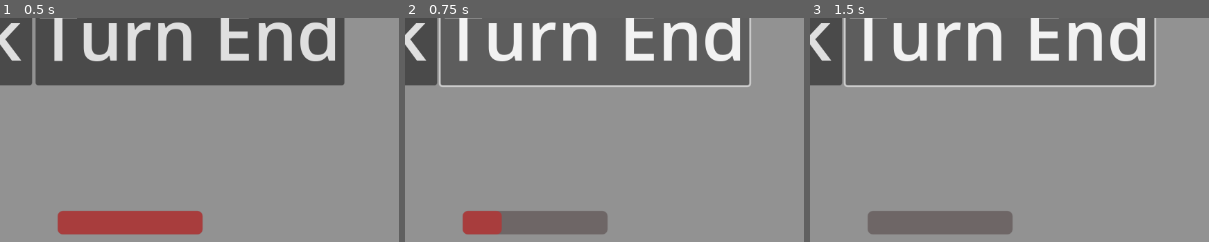
Above: before the commit, frames 1-3 (left to right).
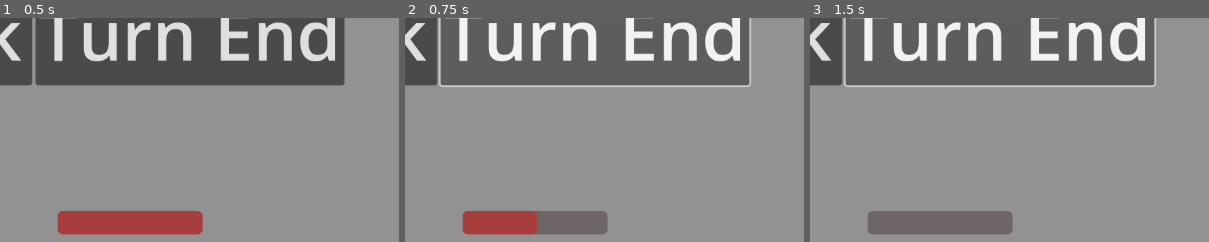
Above: after the commit, the same moments.

Repository: BobWizardLad/Dice-Temple
Game: Godot game, scene res://CombatScene.tscn
The game is run twice, just before and just after one commit, with the same random seed, the same clock (stepped at 60 frames per second) and the same inputs.
Inputs:
- Up to frame 1 (0.5 s): no input
- Up to frame 2 (0.75 s): click "Turn End" at 0.5 s
- Up to frame 3 (1.5 s): click "Turn End" at 1.25 s
The pictures show only the part of the screen within x 0-50%, y 8-58%; the shares and areas given below are measured in that part.

Frame 1 is identical in both runs. In frame 2, 0.9% of the frame differs, in the area x 23-34%, y 86-97%; in frame 3, nothing differs.

Commit message:
✨ Unique Attacks on Dice Roll! 🚚 Restructured Directory 🍻
I made an oopsie and did not atomically define this commit (did not commit after the restruc).

Directory is organized to anticipate a library of unique attacks.

Unique attacks on dice roll! The dice system will now call on a dice object and draw an index from the dice array to pick a unique attack face. There is only one unique attack in the library, but attacks are only made through the dice system for all units.

Diff:
--- a/Dice-Temple/AttackContainer.gd
+++ /dev/null
@@ -1,9 +0,0 @@
-extends Node2D
-
-@export var attack_unique: Resource
-
-func get_attack_unique():
-	return attack_unique
-
-func set_attack_unique(attack: Resource):
-	attack_unique = attack
--- a/Dice-Temple/CombatScene.tscn
+++ b/Dice-Temple/CombatScene.tscn
@@ -1,24 +1,61 @@
-[gd_scene load_steps=5 format=3 uid="uid://dgfnu7365whg1"]
+[gd_scene load_steps=6 format=3 uid="uid://dgfnu7365whg1"]
 
-[ext_resource type="Script" path="res://GameService.gd" id="1_gv1es"]
-[ext_resource type="Script" path="res://DiceService.gd" id="2_4xvrb"]
-[ext_resource type="Script" path="res://UnitService.gd" id="3_y5xpm"]
-[ext_resource type="PackedScene" uid="uid://dtr4jqs87b4t4" path="res://Unit.tscn" id="4_n7p2r"]
+[ext_resource type="Script" path="res://assets/scripts/GameService.gd" id="1_2v1jr"]
+[ext_resource type="Script" path="res://assets/scripts/DiceService.gd" id="2_s5568"]
+[ext_resource type="Script" path="res://assets/scripts/UnitService.gd" id="3_lnayv"]
+[ext_resource type="PackedScene" uid="uid://dtr4jqs87b4t4" path="res://componentScenes/Unit.tscn" id="4_n7p2r"]
+[ext_resource type="Resource" uid="uid://dh370xeg8m05q" path="res://assets/resources/beam.tres" id="5_flugx"]
 
 [node name="GameService" type="Node2D"]
-script = ExtResource("1_gv1es")
+script = ExtResource("1_2v1jr")
 
 [node name="DiceService" type="Node2D" parent="."]
-script = ExtResource("2_4xvrb")
+script = ExtResource("2_s5568")
 
 [node name="UnitService" type="Node2D" parent="."]
-script = ExtResource("3_y5xpm")
+script = ExtResource("3_lnayv")
 
 [node name="Player" parent="UnitService" instance=ExtResource("4_n7p2r")]
+
+[node name="Attack" parent="UnitService/Player/AttacksHandler" index="0"]
+attack_unique = ExtResource("5_flugx")
+
+[node name="Attack2" parent="UnitService/Player/AttacksHandler" index="1"]
+attack_unique = ExtResource("5_flugx")
+
+[node name="Attack3" parent="UnitService/Player/AttacksHandler" index="2"]
+attack_unique = ExtResource("5_flugx")
+
+[node name="Attack4" parent="UnitService/Player/AttacksHandler" index="3"]
+attack_unique = ExtResource("5_flugx")
+
+[node name="Attack5" parent="UnitService/Player/AttacksHandler" index="4"]
+attack_unique = ExtResource("5_flugx")
+
+[node name="Attack6" parent="UnitService/Player/AttacksHandler" index="5"]
+attack_unique = ExtResource("5_flugx")
 
 [node name="Enemy" parent="UnitService" instance=ExtResource("4_n7p2r")]
 position = Vector2(822, 423)
 team = 1
+
+[node name="Attack" parent="UnitService/Enemy/AttacksHandler" index="0"]
+attack_unique = ExtResource("5_flugx")
+
+[node name="Attack2" parent="UnitService/Enemy/AttacksHandler" index="1"]
+attack_unique = ExtResource("5_flugx")
+
+[node name="Attack3" parent="UnitService/Enemy/AttacksHandler" index="2"]
+attack_unique = ExtResource("5_flugx")
+
+[node name="Attack4" parent="UnitService/Enemy/AttacksHandler" index="3"]
+attack_unique = ExtResource("5_flugx")
+
+[node name="Attack5" parent="UnitService/Enemy/AttacksHandler" index="4"]
+attack_unique = ExtResource("5_flugx")
+
+[node name="Attack6" parent="UnitService/Enemy/AttacksHandler" index="5"]
+attack_unique = ExtResource("5_flugx")
 
 [node name="UI" type="CanvasLayer" parent="."]
 
@@ -49,3 +86,6 @@
 
 [connection signal="button_down" from="UI/HBoxContainer/Attack" to="." method="_on_attack"]
 [connection signal="button_down" from="UI/HBoxContainer/TurnEnd" to="." method="_on_turn_end"]
+
+[editable path="UnitService/Player"]
+[editable path="UnitService/Enemy"]
--- a/Dice-Temple/Unit.tscn
+++ /dev/null
@@ -1,43 +0,0 @@
-[gd_scene load_steps=6 format=3 uid="uid://dtr4jqs87b4t4"]
-
-[ext_resource type="Script" path="res://Unit.gd" id="1_rvgsd"]
-[ext_resource type="Script" path="res://AttacksHandler.gd" id="2_6pr0m"]
-[ext_resource type="Texture2D" uid="uid://b6468kpnhoiis" path="res://unit_silhouette.png" id="2_43whn"]
-[ext_resource type="Script" path="res://AttackContainer.gd" id="3_chmgv"]
-
-[sub_resource type="SpriteFrames" id="SpriteFrames_vgedg"]
-animations = [{
-"frames": [{
-"duration": 1.0,
-"texture": ExtResource("2_43whn")
-}],
-"loop": true,
-"name": &"default",
-"speed": 5.0
-}]
-
-[node name="Player" type="Node2D"]
-position = Vector2(270, 425)
-script = ExtResource("1_rvgsd")
-HEALTH_MAX = 8
-health = 8
-metadata/_edit_group_ = true
-
-[node name="AttacksHandler" type="Node2D" parent="."]
-script = ExtResource("2_6pr0m")
-
-[node name="Attack" type="Node2D" parent="AttacksHandler"]
-script = ExtResource("3_chmgv")
-
-[node name="AnimatedSprite2D" type="AnimatedSprite2D" parent="."]
-scale = Vector2(5, 5)
-sprite_frames = SubResource("SpriteFrames_vgedg")
-
-[node name="ProgressBar" type="ProgressBar" parent="."]
-self_modulate = Color(1, 0, 0, 1)
-offset_left = -85.0
-offset_top = -99.0
-offset_right = 82.0
-offset_bottom = -72.0
-max_value = 8.0
-show_percentage = false
--- /dev/null
+++ b/Dice-Temple/assets/resources/beam.tres
@@ -0,0 +1,9 @@
+[gd_resource type="Resource" load_steps=2 format=3 uid="uid://dh370xeg8m05q"]
+
+[ext_resource type="Script" path="res://assets/resources/resScripts/UniqueAttack.gd" id="1_dq58f"]
+
+[resource]
+script = ExtResource("1_dq58f")
+damage = 4
+healing = 0
+blocking = 0
--- /dev/null
+++ b/Dice-Temple/assets/resources/resScripts/UniqueAttack.gd
@@ -0,0 +1,5 @@
+extends Resource
+
+@export var damage: int
+@export var healing: int
+@export var blocking: int
--- /dev/null
+++ b/Dice-Temple/assets/scripts/AttackContainer.gd
@@ -0,0 +1,18 @@
+extends Node2D
+
+@export var attack_unique: Resource
+
+func get_attack_unique():
+	return attack_unique
+
+func set_attack_unique(attack: Resource):
+	attack_unique = attack
+
+func get_damage() -> int:
+	return attack_unique.damage
+
+func get_healing() -> int:
+	return attack_unique.healing
+
+func get_blocking() -> int:
+	return attack_unique.blocking
--- a/Dice-Temple/AttacksHandler.gd
+++ b/Dice-Temple/assets/scripts/AttacksHandler.gd
@@ -8,7 +8,11 @@
 func _ready():
 	build_dice()
 
-# Build the dice as an array from child nodes
+func get_dice() -> Array:
+	return attack_dice
+
+# Build the dice as an array of unique attack resources
+# from child nodes
 func build_dice():
 	attack_dice = Array()
 	for each in get_children():
--- a/Dice-Temple/Unit.gd
+++ b/Dice-Temple/assets/scripts/Unit.gd
@@ -2,10 +2,10 @@
 
 @export var HEALTH_MAX: int # Maximum health value of the unit.
 @export var health: int # Current hitpoints, life, etc.
-@export var attack: int # Attack damage
 @export var team: int # Team num will determine who can attack who.
 
 @onready var health_display: Control = $ProgressBar
+@onready var attack_handler: Node2D = $AttacksHandler
 
 func _ready():
 	health_display.max_value = HEALTH_MAX
@@ -19,8 +19,8 @@
 func mod_health(mod: int) -> void:
 	health += mod
 
-func get_attack() -> int:
-	return attack
+func get_attack_dice() -> Array:
+	return attack_handler.get_dice()
 
 func get_team() -> int:
 	return team
--- a/Dice-Temple/UnitService.gd
+++ b/Dice-Temple/assets/scripts/UnitService.gd
@@ -10,7 +10,12 @@
 
 # resolve_attack takes two Unit nodes as parameters, and
 # expects them to have mod_health and get_attack functions
+# target: Unit; attacker: Unit
 func resolve_attack(target: Node2D, attacker: Node2D):
-	var hit_value = dice_service.roll() + attacker.get_attack()
+	var hit_value = roll_event(attacker)
 	target.mod_health(-1 * hit_value)
 	print("HIYAAA from " + attacker.to_string())
+
+# All actions that are taken when a dice roll occours
+func roll_event(attacker: Node2D) -> int:
+	return attacker.get_attack_dice()[dice_service.roll() - 1].get_damage()
--- /dev/null
+++ b/Dice-Temple/componentScenes/Unit.tscn
@@ -0,0 +1,58 @@
+[gd_scene load_steps=6 format=3 uid="uid://dtr4jqs87b4t4"]
+
+[ext_resource type="Script" path="res://assets/scripts/Unit.gd" id="1_hch4a"]
+[ext_resource type="Script" path="res://assets/scripts/AttacksHandler.gd" id="2_i7xa4"]
+[ext_resource type="Script" path="res://assets/scripts/AttackContainer.gd" id="3_5sxar"]
+[ext_resource type="Texture2D" uid="uid://b6468kpnhoiis" path="res://assets/sprites/unit_silhouette.png" id="4_cd7l4"]
+
+[sub_resource type="SpriteFrames" id="SpriteFrames_vgedg"]
+animations = [{
+"frames": [{
+"duration": 1.0,
+"texture": ExtResource("4_cd7l4")
+}],
+"loop": true,
+"name": &"default",
+"speed": 5.0
+}]
+
+[node name="Unit" type="Node2D"]
+position = Vector2(270, 425)
+script = ExtResource("1_hch4a")
+HEALTH_MAX = 8
+health = 8
+metadata/_edit_group_ = true
+
+[node name="AttacksHandler" type="Node2D" parent="."]
+script = ExtResource("2_i7xa4")
+
+[node name="Attack" type="Node2D" parent="AttacksHandler"]
+script = ExtResource("3_5sxar")
+
+[node name="Attack2" type="Node2D" parent="AttacksHandler"]
+script = ExtResource("3_5sxar")
+
+[node name="Attack3" type="Node2D" parent="AttacksHandler"]
+script = ExtResource("3_5sxar")
+
+[node name="Attack4" type="Node2D" parent="AttacksHandler"]
+script = ExtResource("3_5sxar")
+
+[node name="Attack5" type="Node2D" parent="AttacksHandler"]
+script = ExtResource("3_5sxar")
+
+[node name="Attack6" type="Node2D" parent="AttacksHandler"]
+script = ExtResource("3_5sxar")
+
+[node name="AnimatedSprite2D" type="AnimatedSprite2D" parent="."]
+scale = Vector2(5, 5)
+sprite_frames = SubResource("SpriteFrames_vgedg")
+
+[node name="ProgressBar" type="ProgressBar" parent="."]
+self_modulate = Color(1, 0, 0, 1)
+offset_left = -85.0
+offset_top = -99.0
+offset_right = 82.0
+offset_bottom = -72.0
+max_value = 8.0
+show_percentage = false
--- a/Dice-Temple/project.godot
+++ b/Dice-Temple/project.godot
@@ -13,7 +13,7 @@
 config/name="Dice Temple"
 run/main_scene="res://CombatScene.tscn"
 config/features=PackedStringArray("4.1", "GL Compatibility")
-config/icon="res://icon.svg"
+config/icon="res://assets/sprites/icon.svg"
 
 [display]
 
Renamed: Dice-Temple/DiceService.gd -> Dice-Temple/assets/scripts/DiceService.gd
Renamed: Dice-Temple/GameService.gd -> Dice-Temple/assets/scripts/GameService.gd
Renamed: Dice-Temple/icon.svg -> Dice-Temple/assets/sprites/icon.svg
Not shown, changed: Dice-Temple/assets/sprites/icon.svg.import
Renamed: Dice-Temple/unit_silhouette.png -> Dice-Temple/assets/sprites/unit_silhouette.png
Not shown, changed: Dice-Temple/assets/sprites/unit_silhouette.png.import
